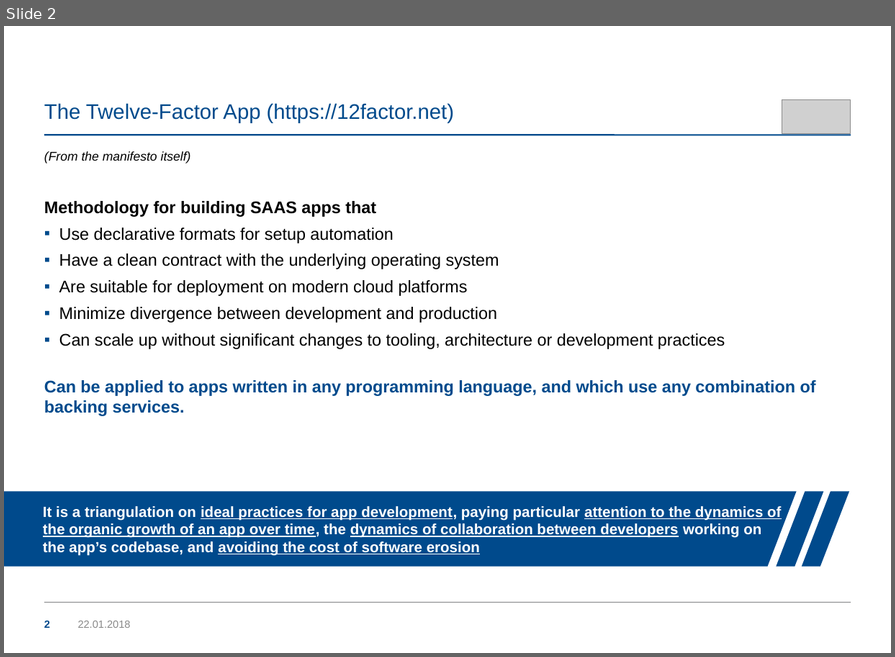
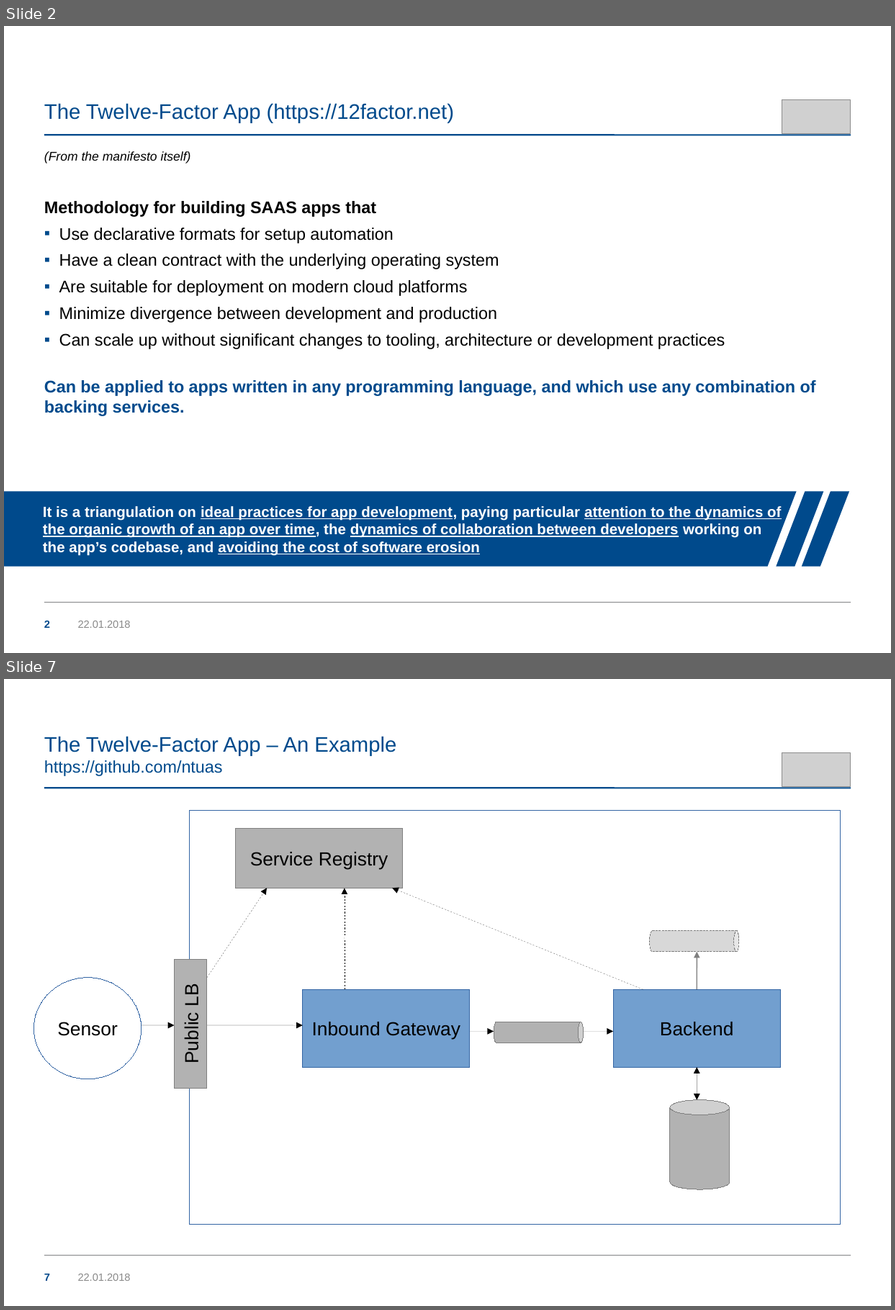
Before and after one commit to ntuas/presentation, a slide deck: uas_12-factor-app-presentation,.odp. Shown one above the other, each under a label of ours: slide 2 before the commit, slides 2 and 7 after it; the slides between them are not shown. The pictures are 895x657 and 895x1310 pixels, drawn with LibreOffice and Linux fonts; fonts in the diff are those of the drawing; grey boxes stand for pictures; background and template pictures are left out. Boxes give left, top, right and bottom in pixels: in the first picture for what was removed or moved away, otherwise in the second. Text is boxed around its words. In the diff, an @@ line names an element or a change of style, - is before the commit and + after.

```diff
--- a/uas_12-factor-app-presentation,.odp
+++ b/uas_12-factor-app-presentation,.odp
@@ slide 7 added at bbox=[4, 679, 891, 1306], background #FFFFFF; not listed: 2 template elements that a slide beside it also shows @@
@@ title added at bbox=[44, 736, 396, 776], 20 pt, text #004A8C @@
+The Twelve-Factor App – An Example
+https://github.com/ntuas
@@ picture added at bbox=[782, 753, 851, 787] @@
@@ rectangle added at bbox=[189, 810, 840, 1225], fill #FFFFFF, outline #3465A4 0 pt @@
@@ rectangle added at bbox=[235, 829, 402, 889], fill #B2B2B2, outline #808080 0 pt, 18 pt, text #000000 @@
+Service Registry
@@ arrow added from (207, 978) to (267, 889), #000000 0 pt @@
@@ arrow added from (345, 989) to (345, 889), #000000 0 pt @@
@@ arrow added from (643, 989) to (393, 889), #000000 0 pt @@
@@ cylinder added at bbox=[650, 931, 739, 952], fill #B2B2B2 at 50% opacity, outline #808080 0 pt @@
@@ arrow added from (697, 989) to (697, 952), #000000 0 pt @@
@@ ellipse added at bbox=[34, 978, 142, 1079], fill #FFFFFF, outline #3465A4 0 pt, 18 pt, text #000000 @@
+Sensor
@@ rectangle added at bbox=[174, 960, 206, 1088], fill #B2B2B2, outline #808080 0 pt, 18 pt, text #000000 @@
+Public LB
@@ rectangle added at bbox=[303, 989, 470, 1067], fill #729FCF, outline #3465A4 0 pt, 18 pt, text #000000 @@
+Inbound Gateway
@@ rectangle added at bbox=[613, 989, 780, 1067], fill #729FCF, outline #3465A4 0 pt, 18 pt, text #000000 @@
+Backend
@@ cylinder added at bbox=[494, 1022, 584, 1043], fill #B2B2B2, outline #808080 0 pt @@
@@ arrow added from (142, 1026) to (174, 1026), #000000 0 pt @@
@@ arrow added from (207, 1026) to (303, 1026), #000000 0 pt @@
@@ arrow added from (470, 1032) to (494, 1032), #000000 0 pt @@
@@ arrow added from (584, 1032) to (613, 1032), #000000 0 pt @@
@@ double arrow added from (697, 1068) to (697, 1100), #000000 0 pt @@
@@ cylinder added at bbox=[670, 1100, 730, 1189], fill #B2B2B2, outline #808080 0 pt @@
@@ page number added at bbox=[44, 1274, 50, 1281], 10 pt, text #004A8C, bold @@
+7
@@ text added at bbox=[78, 1274, 131, 1281], 10 pt, text #898989 @@
+22.01.2018
```
Also in this commit, not shown: 3 slides changed, 4 other slides added.
